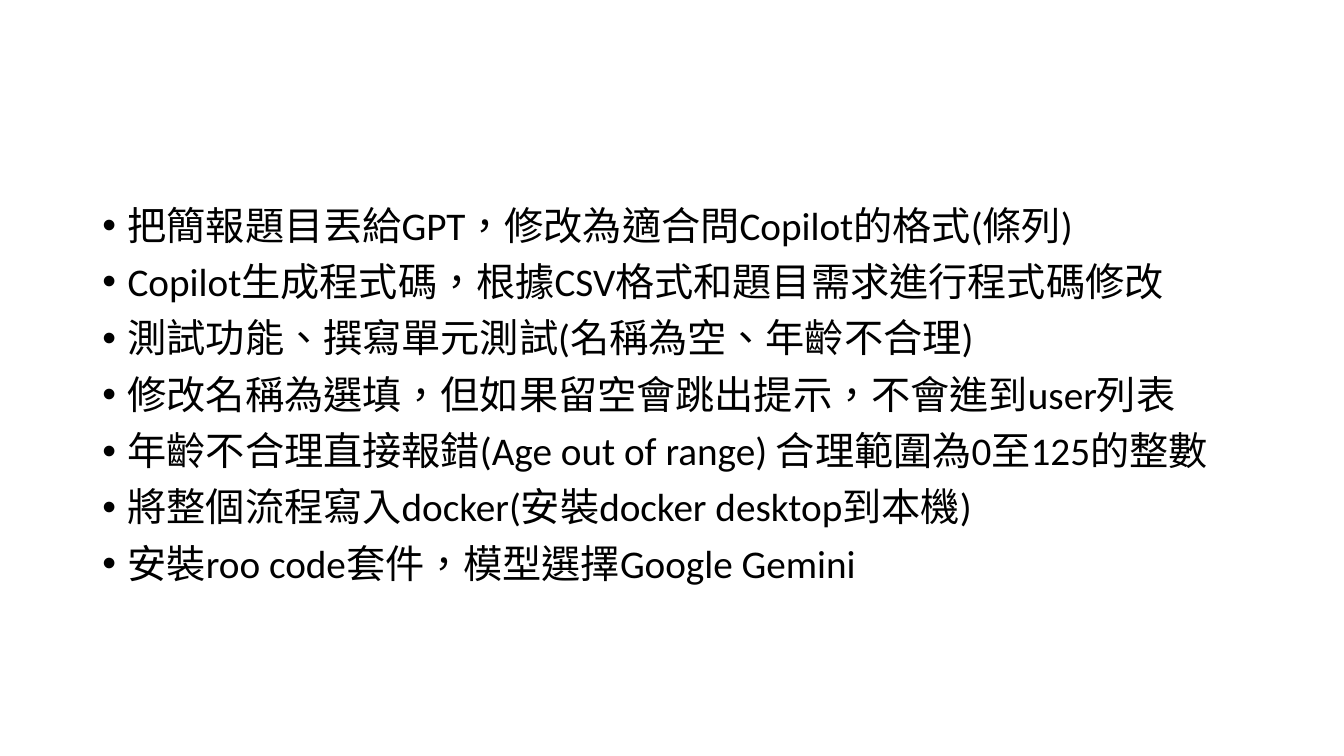
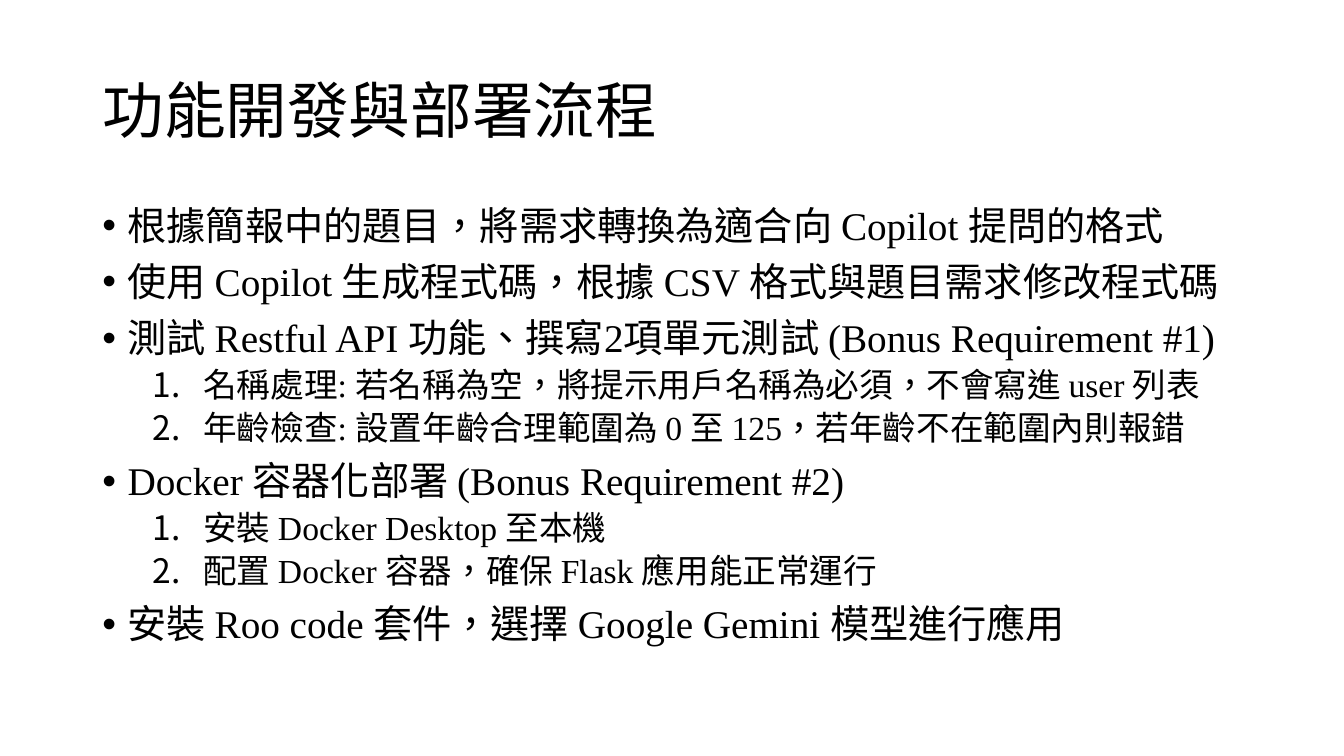
Before and after one commit to Teng91/RESTful-server-with-APIs, a slide deck: slide 5 of SW2_Backend_Handson_Practice_v3.pptx. Drawn at 1344x756 pixels with LibreOffice and Linux fonts; fonts in the diff are those of the drawing. Boxes give left, top, right and bottom in pixels: in the first picture for what was removed or moved away, otherwise in the second. Text is boxed around its words. In the diff, an @@ line names an element or a change of style, - is before the commit and + after.

```diff
--- a/SW2_Backend_Handson_Practice_v3.pptx
+++ b/SW2_Backend_Handson_Practice_v3.pptx
@@ title added at box(102, 81, 656, 138), 44 pt, text #000000 @@
+功能開發與部署流程
@@ text at box(128, 207, 1219, 646): text changed; font Calibri to Times New Roman @@
-• 把簡報題目丟給GPT，修改為適合問Copilot的格式(條列)
-• Copilot生成程式碼，根據CSV格式和題目需求進行程式碼修改
-• 測試功能、撰寫單元測試(名稱為空、年齡不合理)
-• 修改名稱為選填，但如果留空會跳出提示，不會進到user列表
-• 年齡不合理直接報錯(Age out of range) 合理範圍為0至125的整數
-• 將整個流程寫入docker(安裝docker desktop到本機)
-• 安裝roo code套件，模型選擇Google Gemini
+• 根據簡報中的題目，將需求轉換為適合向 Copilot 提問的格式
+• 使用 Copilot 生成程式碼，根據 CSV 格式與題目需求修改程式碼
+• 測試 Restful API 功能、撰寫2項單元測試 (Bonus Requirement #1)
+  1. 名稱處理: 若名稱為空，將提示用戶名稱為必須，不會寫進 user 列表
+  2. 年齡檢查: 設置年齡合理範圍為 0 至 125，若年齡不在範圍內則報錯
+• Docker 容器化部署 (Bonus Requirement #2)
+  1. 安裝 Docker Desktop 至本機
+  2. 配置 Docker 容器，確保 Flask 應用能正常運行
+• 安裝 Roo code 套件，選擇 Google Gemini 模型進行應用
```
Also in this commit, not shown: 1 other slide changed, 11 slides added, 6 slides removed, 5 other files.
